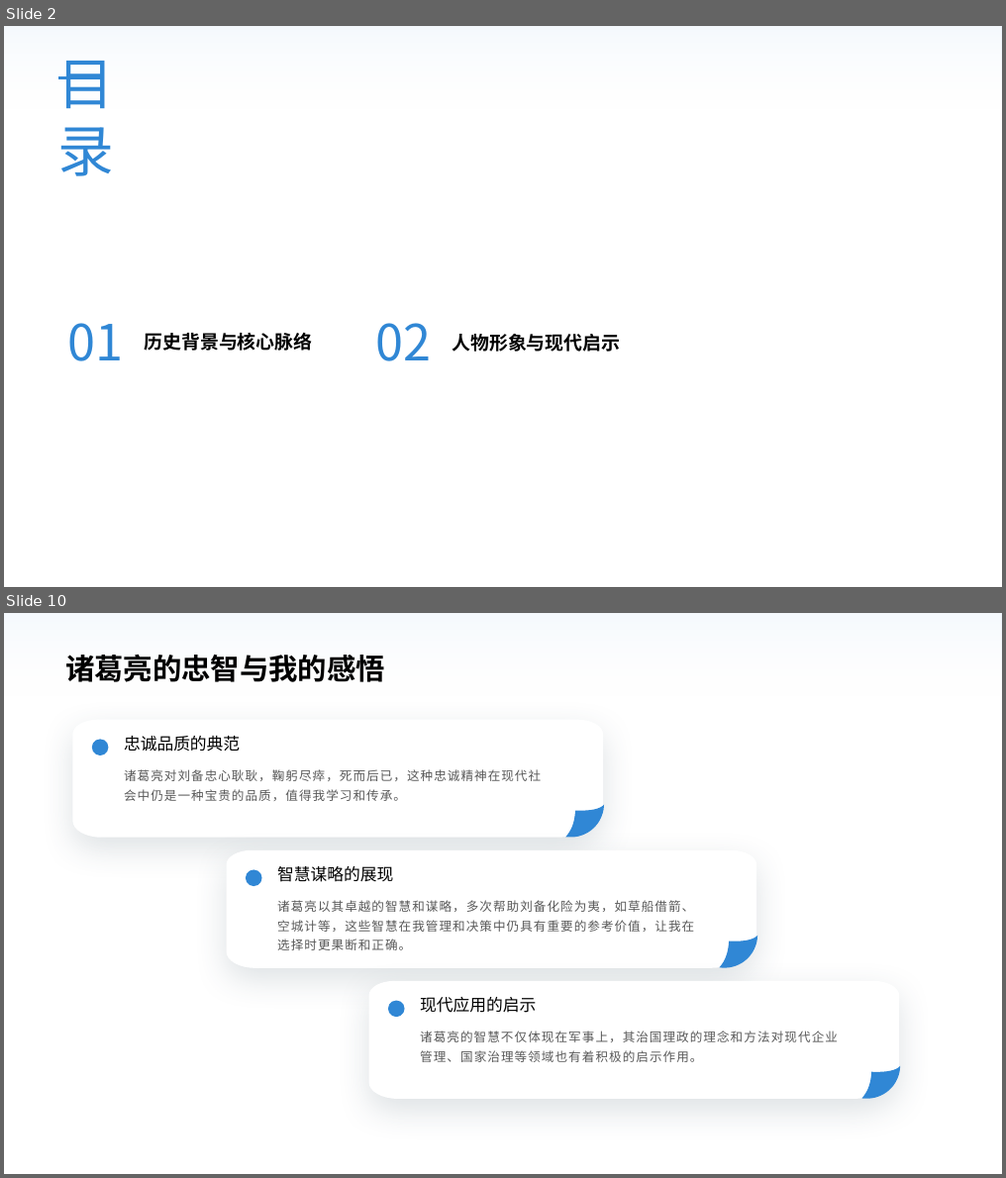
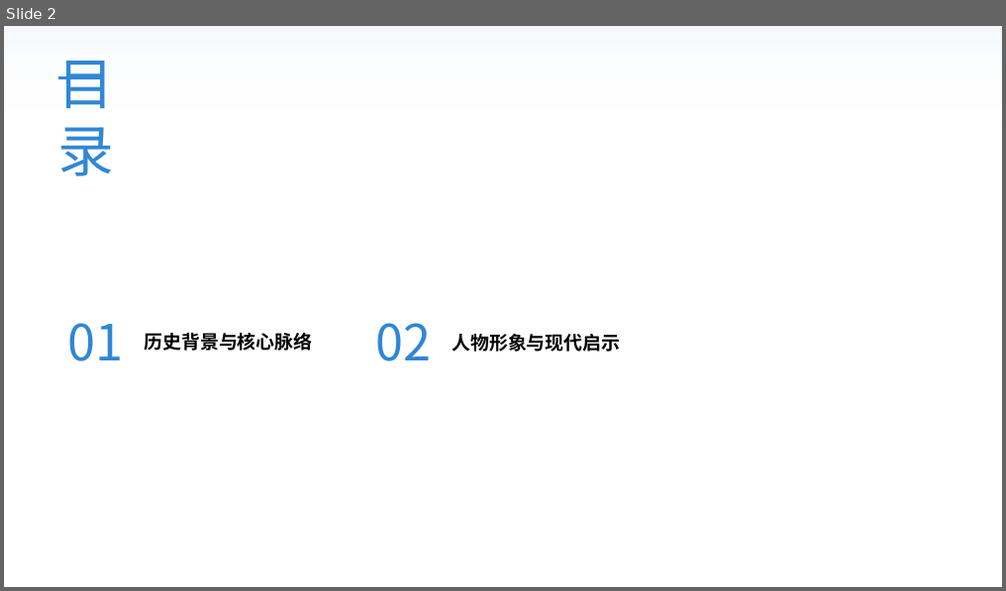
Before and after one commit to fefeding/pptx-parser, a slide deck: examples/3guo.pptx. Shown one above the other, each under a label of ours: slides 2 and 10 before the commit, slide 2 after it; the slides between them are not shown. The pictures are 1006x1178 and 1006x591 pixels, drawn with LibreOffice and Linux fonts; fonts in the diff are those of the drawing; background and template pictures are left out. Boxes give left, top, right and bottom in pixels: in the first picture for what was removed or moved away, otherwise in the second. Text is boxed around its words. In the diff, an @@ line names an element or a change of style, - is before the commit and + after.

```diff
--- a/examples/3guo.pptx
+++ b/examples/3guo.pptx
@@ slide 10 removed at <box>4,613,1002,1174</box>, background picture (left out); not listed: 1 template element that a slide beside it also shows @@
@@ text removed at <box>65,654,385,682</box> @@
-诸葛亮的忠智与我的感悟
@@ group removed at <box>73,719,900,1100</box>: 6 freeform shapes, 6 texts, 3 ellipses @@
-忠诚品质的典范
-诸葛亮对刘备忠心耿耿，鞠躬尽瘁，死而后已，这种忠诚精神在现代社会中仍是一种宝贵的品质，值得我学习和传承。
-智慧谋略的展现
-诸葛亮以其卓越的智慧和谋略，多次帮助刘备化险为夷，如草船借箭、空城计等，这些智慧在我管理和决策中仍具有重要的参考价值，让我在选择时更果断和正确。
-现代应用的启示
-诸葛亮的智慧不仅体现在军事上，其治国理政的理念和方法对现代企业管理、国家治理等领域也有着积极的启示作用。
```
Also in this commit, not shown: 9 other slides removed, 1 other file.
